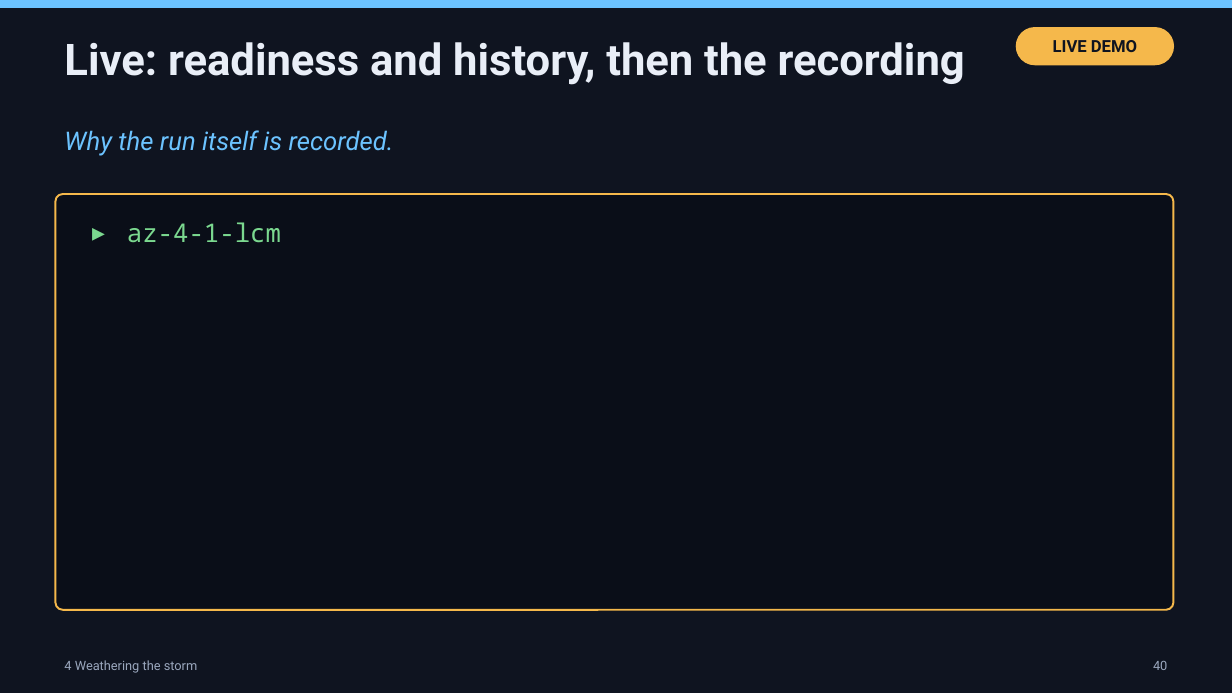
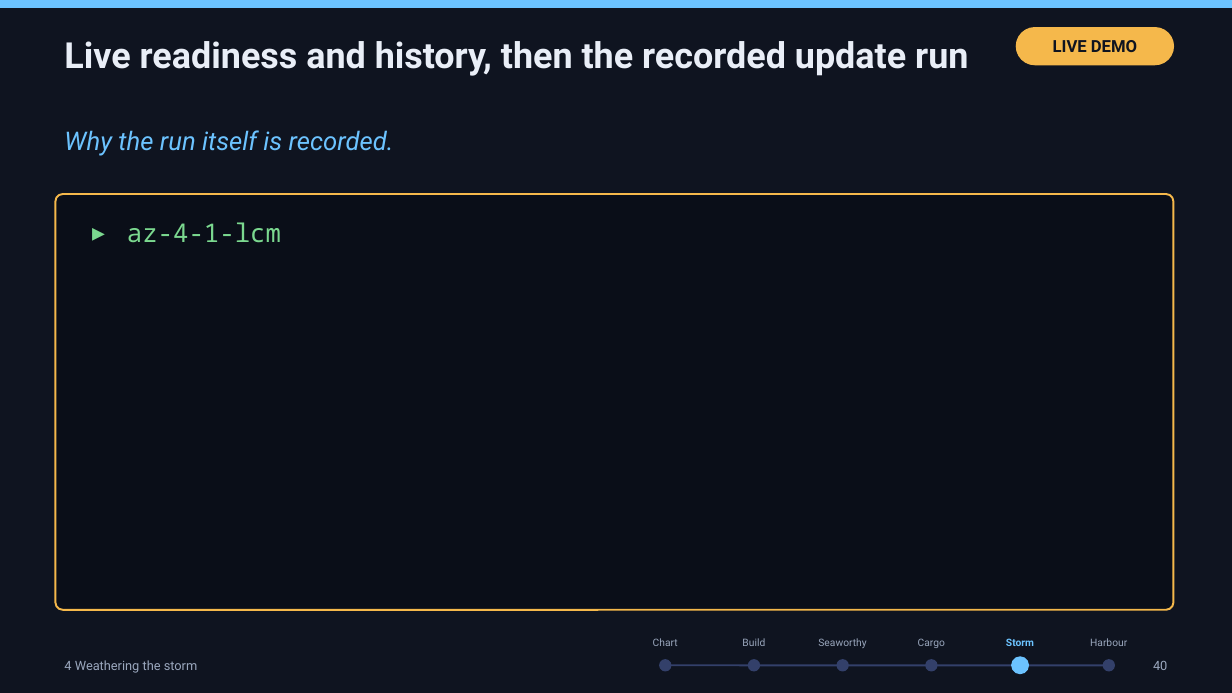
Before and after one commit to thisismydemo/nic2026_azl, a slide deck: slide 45 of presentation/Azure_Local_Discovery_to_Day2_NIC2026.pptx. Drawn at 1232x693 pixels with LibreOffice and Linux fonts; fonts in the diff are those of the drawing. Boxes give left, top, right and bottom in pixels: in the first picture for what was removed or moved away, otherwise in the second. Text is boxed around its words. In the diff, an @@ line names an element or a change of style, - is before the commit and + after.

```diff
--- a/presentation/Azure_Local_Discovery_to_Day2_NIC2026.pptx
+++ b/presentation/Azure_Local_Discovery_to_Day2_NIC2026.pptx
@@ text at bbox=[64, 41, 968, 76]: text changed; size 34 to 28 pt @@
-Live: readiness and history, then the recording
+Live readiness and history, then the recorded update run
@@ text added at bbox=[653, 638, 678, 646], 8 pt, text #9AA7BD @@
+Chart
@@ text added at bbox=[742, 638, 765, 646], 8 pt, text #9AA7BD @@
+Build
@@ text added at bbox=[818, 638, 866, 648], 8 pt, text #9AA7BD @@
+Seaworthy
@@ text added at bbox=[918, 638, 945, 648], 8 pt, text #9AA7BD @@
+Cargo
@@ text added at bbox=[1006, 638, 1034, 646], 8 pt, text #6CC3FF, bold @@
+Storm
@@ ellipse added at bbox=[1012, 657, 1029, 674], fill #6CC3FF, outline #6CC3FF 1 pt @@
@@ text added at bbox=[1090, 638, 1127, 646], 8 pt, text #9AA7BD @@
+Harbour
@@ ellipse added at bbox=[660, 660, 671, 671], fill #33406A, outline #33406A 1 pt @@
@@ line added from (665, 665) to (1109, 665), #33406A 1.5 pt @@
@@ ellipse added at bbox=[749, 660, 760, 671], fill #33406A, outline #33406A 1 pt @@
@@ ellipse added at bbox=[837, 660, 848, 671], fill #33406A, outline #33406A 1 pt @@
@@ ellipse added at bbox=[926, 660, 937, 671], fill #33406A, outline #33406A 1 pt @@
@@ ellipse added at bbox=[1104, 660, 1115, 671], fill #33406A, outline #33406A 1 pt @@
```
Also in this commit, not shown: 52 other slides changed.
